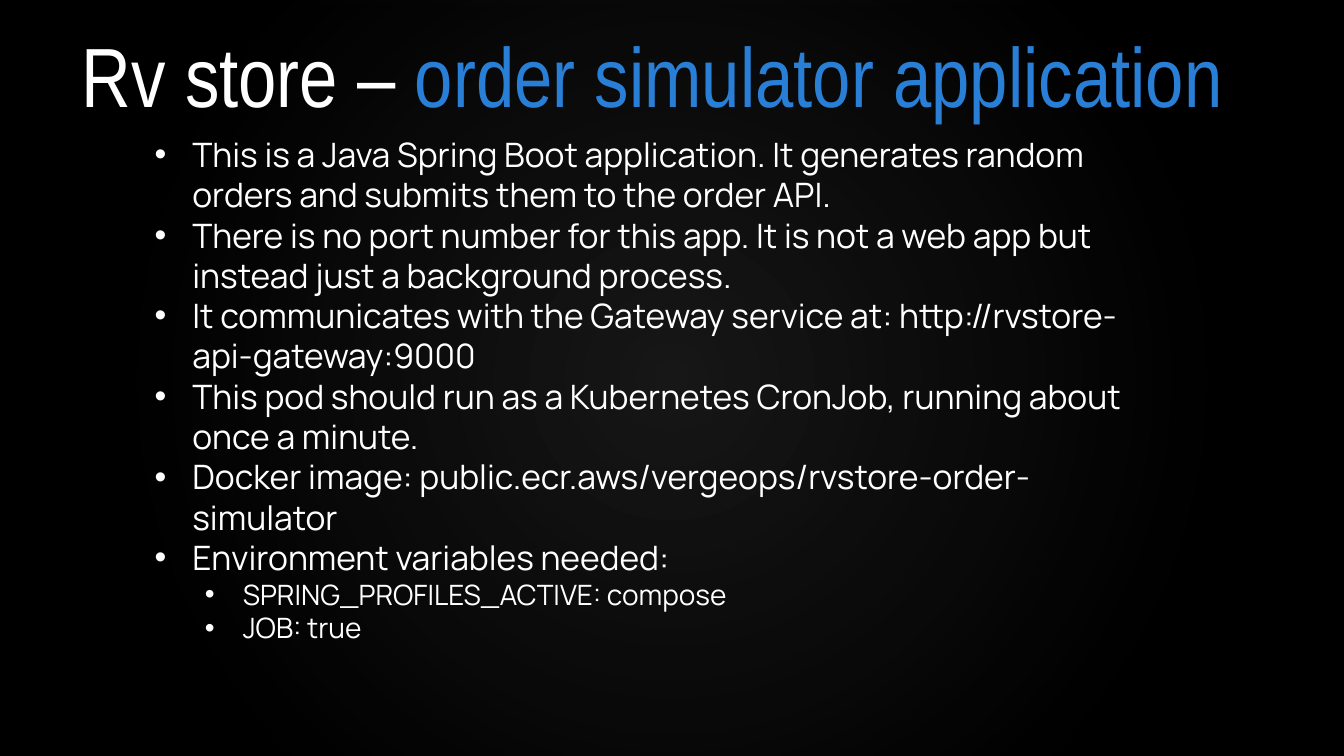
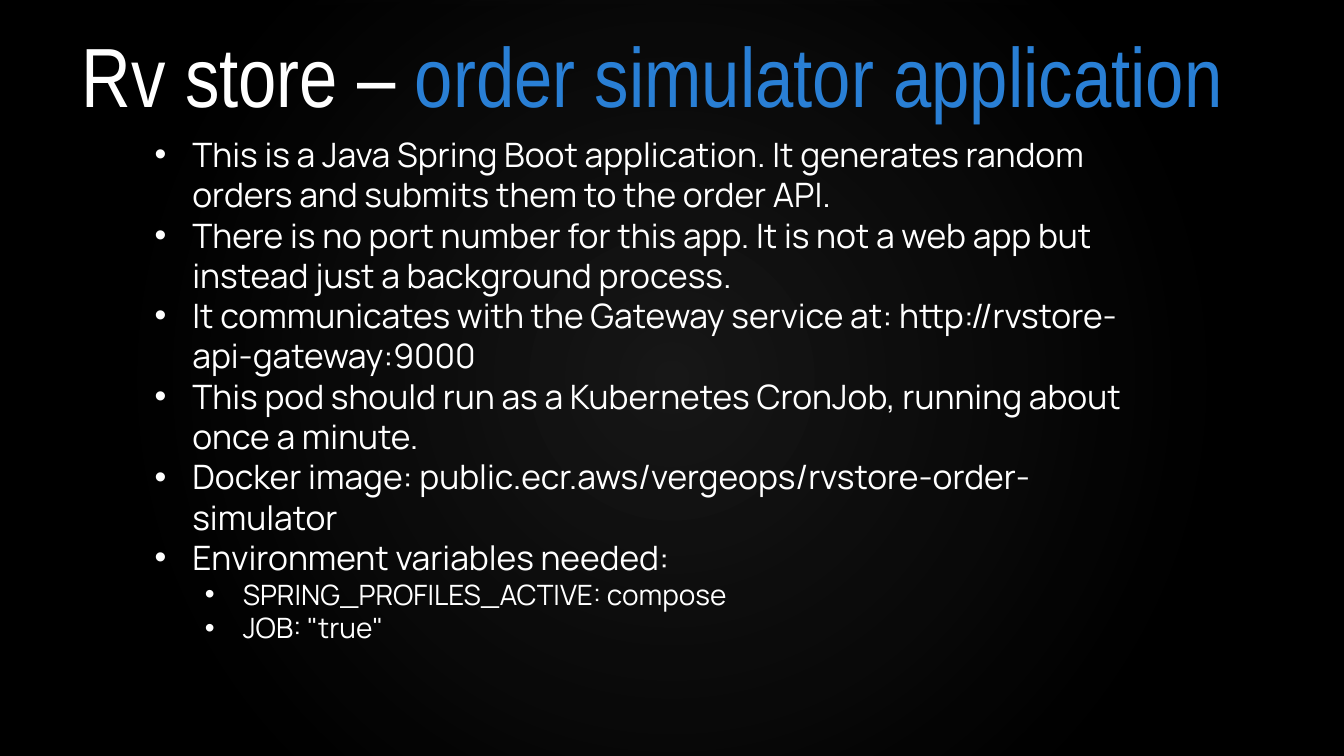
Before and after one commit to VergeOps/k8s-rvstore, a slide deck: slide 12 of rvstore_hackathon/Kubernetes-RV Store Hackathon.pptx. Drawn at 1344x756 pixels with LibreOffice and Linux fonts; fonts in the diff are those of the drawing; background and template pictures are left out. Boxes give left, top, right and bottom in pixels: in the first picture for what was removed or moved away, otherwise in the second. Text is boxed around its words. In the diff, an @@ line names an element or a change of style, - is before the commit and + after.

```diff
--- a/rvstore_hackathon/Kubernetes-RV Store Hackathon.pptx
+++ b/rvstore_hackathon/Kubernetes-RV Store Hackathon.pptx
@@ text at (243, 617, 383, 639): text changed @@
-  • JOB: true
+  • JOB: "true"
```
Also in this commit, not shown: 1 other file.
